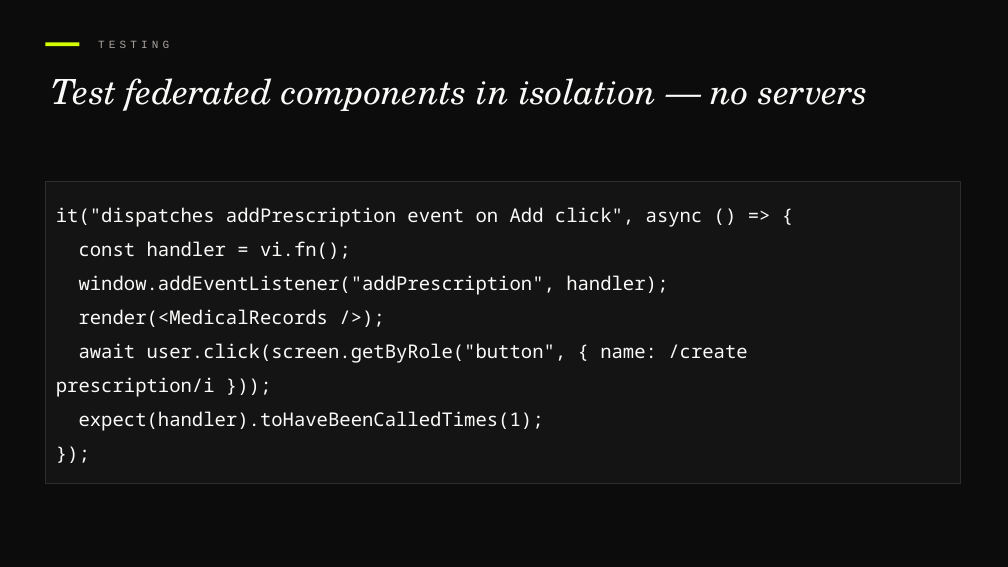
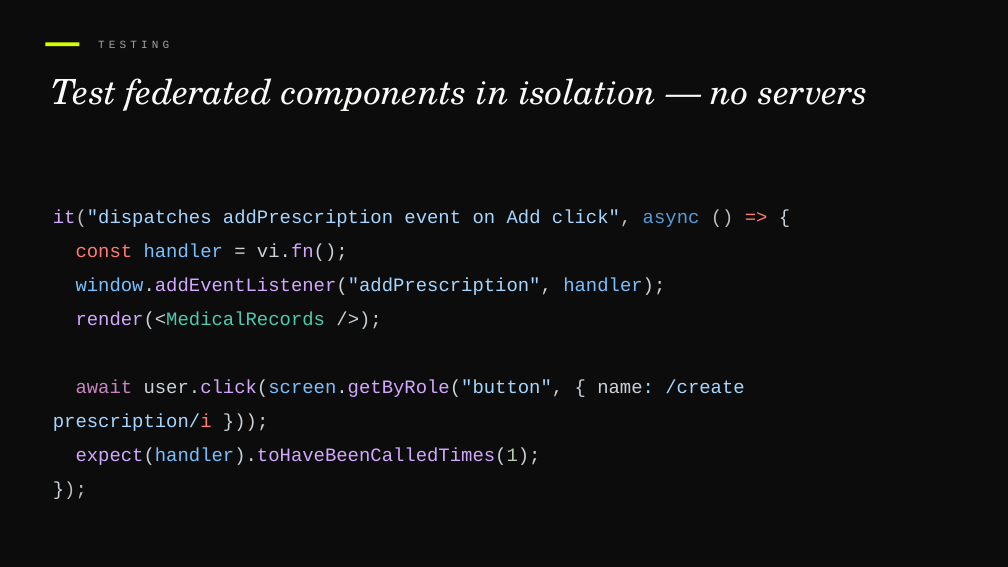
Before and after one commit to devlinduldulao/module-federation-demo, a slide deck: slide 36 of presentation/module-federation.pptx. Drawn at 1008x567 pixels with LibreOffice and Linux fonts; fonts in the diff are those of the drawing. Boxes give left, top, right and bottom in pixels: in the first picture for what was removed or moved away, otherwise in the second. Text is boxed around its words. In the diff, an @@ line names an element or a change of style, - is before the commit and + after.

```diff
--- a/presentation/module-federation.pptx
+++ b/presentation/module-federation.pptx
@@ text "it("dispatches addPrescription event on Add ...": place and size @@
-text "it("dispatches addPrescription event on Add ..." at (45, 181, 960, 484)
+text "it("dispatches addPrescription event on Add ..." at (53, 210, 744, 465)
@@ text "it("dispatches addPrescription event on Add ..." at (53, 210, 744, 465): font Noto Sans Mono to Courier New; text colour #FAFAF9 to #D2A8FF in "it("dispatches", "vi.fn();", "window.addEventListener("addPrescription",", "render(<MedicalRecords" and 2 more places; text colour #FAFAF9 to #BBBEBF in "it("dispatches click", ()", "});"; text colour #FAFAF9 to #A5D6FF in "it("dispatches addPrescription event on Add click",", "window.addEventListener("addPrescription",", "user.click(screen.getByRole("button", /create prescription/i"; text colour #FAFAF9 to #569CD6 in "async"; text colour #FAFAF9 to #FF7B72 in "=>", "const", "prescription/i"; text colour #FAFAF9 to #C9D1D9 in "{", "vi.fn();", "window.addEventListener("addPrescription", handler);", "render(<MedicalRecords />);" and 3 more places; text colour #FAFAF9 to #79C0FF in "handler", "window.addEventListener("addPrescription", handler);", "user.click(screen.getByRole("button",", "expect(handler).toHaveBeenCalledTimes(1);"; text colour #FAFAF9 to #D4D4D4 in "="; text colour #FAFAF9 to #4EC9B0 in "render(<MedicalRecords"; text colour #FAFAF9 to #C586C0 in "await"; text colour #FAFAF9 to #9CDCFE in "name:"; text colour #FAFAF9 to #B5CEA8 in "expect(handler).toHaveBeenCalledTimes(1);"; fill #141414 to none; outline #2E2E2E 0.75 pt to none @@
```
Also in this commit, not shown: 15 other slides changed, 1 slide removed.
